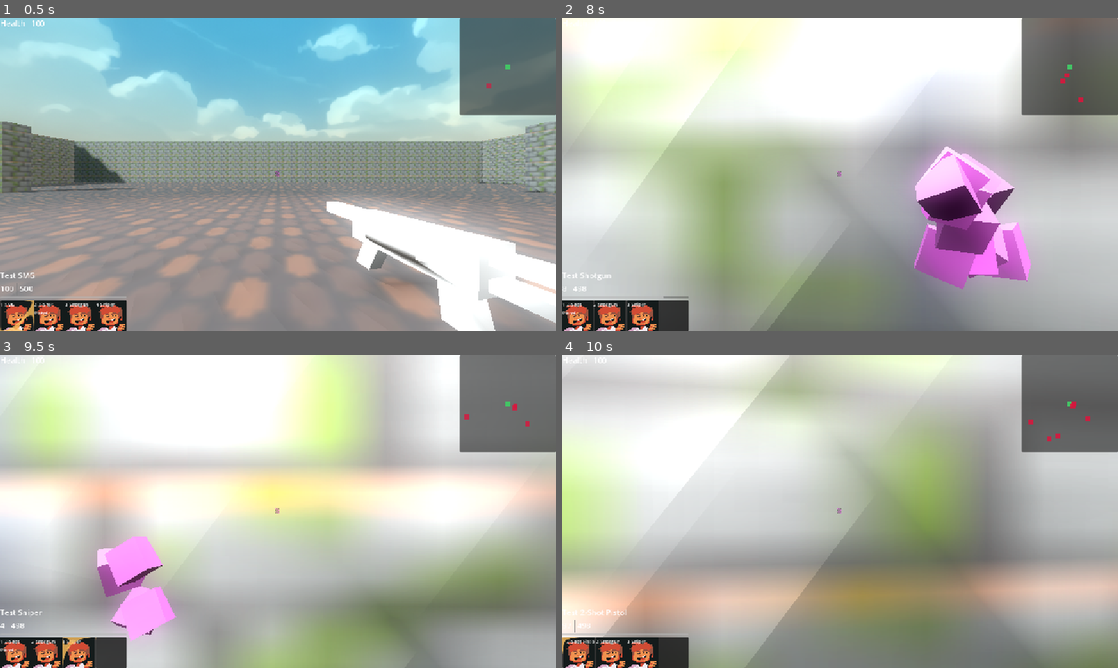
Above: before the commit, frames 1-4 (two rows, left to right).
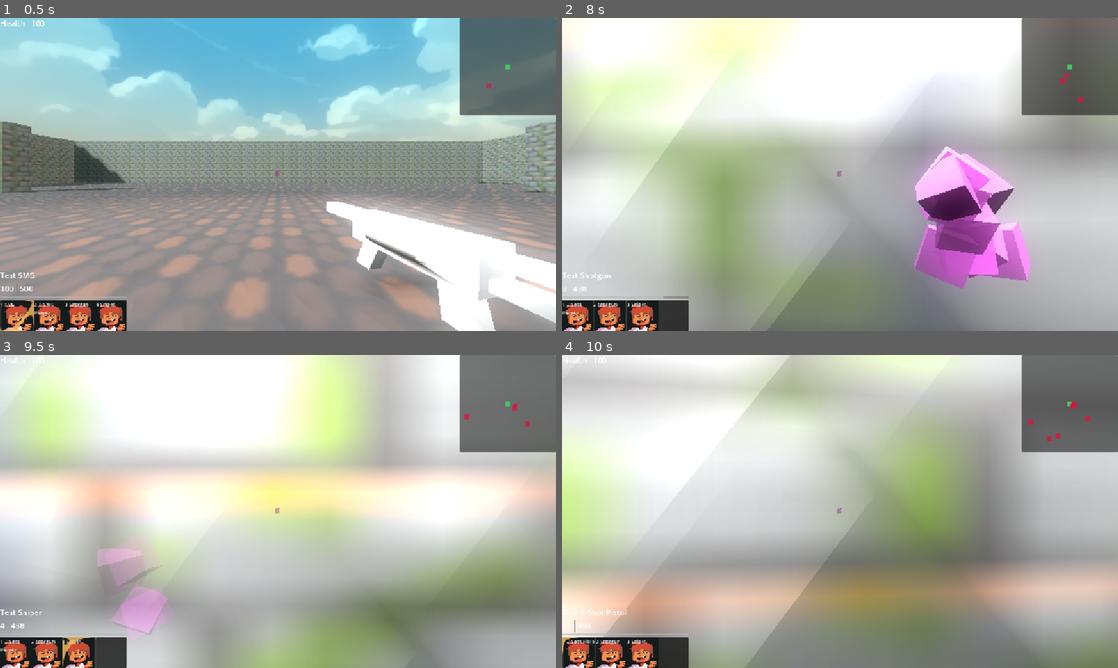
Above: after the commit, the same moments.

Repository: mabanana/FPS-Project-A
Game: Godot game, scene res://GameObjects/main_menu.tscn
Same seed, same stepped clock (60 frames per second), same inputs: the game is played once before the commit and once after it. Sound files missing from this copy of the repository are replaced by a short silence.
Inputs (mouse positions are in pixels of both pictures, inside the frame that each line leads up to):
- Up to frame 1 (0.5 s): no input
- Up to frame 2 (8 s): tap Enter at 0.5 s; move the mouse to (867, 174) at 0.52 s; hold Up (ui_up) 0.53-5.78 s; tap Shift at 0.6 s; click (867, 174) at 0.67 s; tap Space at 0.77, 1.52, 3.02, 3.77, 4.52, 6.02, 6.77, 7.25, 7.52 s; move the mouse to (812, 174) at 1.27 s; tap Ctrl at 1.35 s; move the mouse to (851, 168) at 2.02 s; tap E at 2.1 s; move the mouse to (834, 180) at 2.77 s; tap R at 2.85 s; click (834, 180) at 2.92 s; move the mouse to (878, 177) at 3.52 s; tap F at 3.6 s; move the mouse to (795, 171) at 4.27 s; tap G at 4.35 s; move the mouse to (845, 174) at 5.02 s; tap Q at 5.1 s; click (845, 174) at 5.17 s; move the mouse to (817, 168) at 5.77 s; hold Right (ui_right) 5.78-6.53 s; tap Tab at 5.85 s; move the mouse to (867, 174) at 6.52 s; hold Up (ui_up) from 6.53 s (still down); tap 1 at 6.6 s; move the mouse to (812, 174) at 7.27 s; tap 2 at 7.35 s; click (812, 174) at 7.42 s
- Up to frame 3 (9.5 s): move the mouse to (289, 505) at 8.02 s; tap 3 at 8.1 s; move the mouse to (272, 517) at 8.77 s; release Up (ui_up) at 8.78 s; hold Left (ui_left) from 8.78 s (still down); tap 4 at 8.85 s; tap Space at 9.02 s
- Up to frame 4 (10 s): move the mouse to (878, 514) at 9.52 s; release Left (ui_left) at 9.53 s; hold Up (ui_up) from 9.53 s (still down); tap V at 9.6 s; click (878, 514) at 9.67 s; tap Space at 9.77 s

Frame 1 is identical in both runs. In frame 2, 0.2% of the frame differs, in the area x 66-79%, y 52-73%; in frame 3, 2.7%, in the area x 17-32%, y 58-92%; in frame 4, nothing differs.

Commit message:
Optimize bullet hole

Diff:
--- a/project/GameObjects/bullet_hole.gd
+++ b/project/GameObjects/bullet_hole.gd
@@ -1,13 +1,14 @@
 extends Node3D
 class_name BulletHole
+
+@onready var mesh_instance = $MeshInstance3D
 
 func _ready():
 	scale *= 0.1
 	rotation.x = (randf_range(0,180))
 	rotation.y = (randf_range(0,180))
 	rotation.z = (randf_range(0,180))
-
-func _process(delta):
-	var tween = get_tree().create_tween()
-	tween.tween_property($MeshInstance3D, "transparency", 1, 5)
-	tween.tween_callback(queue_free)
+	var tween := get_tree().create_tween()
+	tween.tween_property(mesh_instance.mesh.material, "albedo_color:a", 0, 5)
+	tween.play()
+	tween.finished.connect(queue_free)
--- a/project/GameObjects/bullet_hole.tscn
+++ b/project/GameObjects/bullet_hole.tscn
@@ -3,14 +3,17 @@
 [ext_resource type="Script" uid="uid://k24dafp7hys6" path="res://GameObjects/bullet_hole.gd" id="1_qd1bf"]
 
 [sub_resource type="StandardMaterial3D" id="StandardMaterial3D_yiegv"]
+resource_local_to_scene = true
 transparency = 1
 albedo_color = Color(0.513726, 0.203922, 0.501961, 1)
 
 [sub_resource type="BoxMesh" id="BoxMesh_11k8l"]
+resource_local_to_scene = true
 material = SubResource("StandardMaterial3D_yiegv")
 
 [node name="BulletHole" type="Node3D"]
 script = ExtResource("1_qd1bf")
 
 [node name="MeshInstance3D" type="MeshInstance3D" parent="."]
+cast_shadow = 0
 mesh = SubResource("BoxMesh_11k8l")
